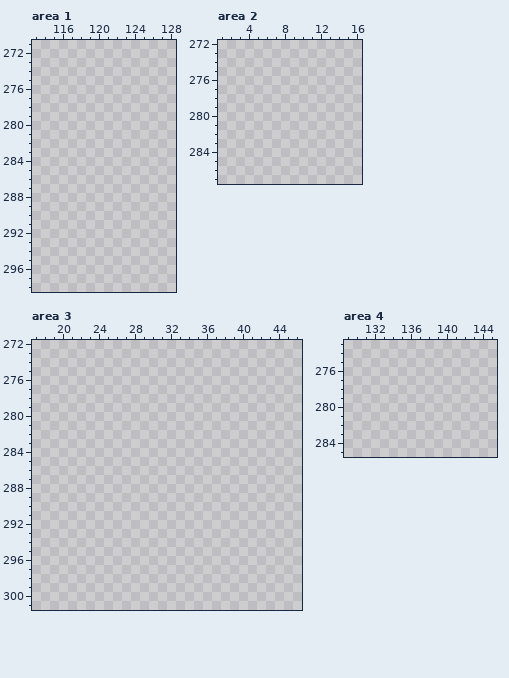
Two states of a pixel-art file, ASSETS/EDIT/WORLD/world_tileset_edit.aseprite. This is how it looked before the edit.
480x496 pixels, 1 frame. Pixels under 10% opacity are left out. Colours within 5 levels of each other are drawn and written as one. Shown: area 1: x 113..128, y 271..298; area 2: x 1..16, y 272..287; area 3: x 17..46, y 272..301; area 4: x 129..145, y 273..285. The commit also changed other parts of the picture, which this record leaves out.
Once edited:
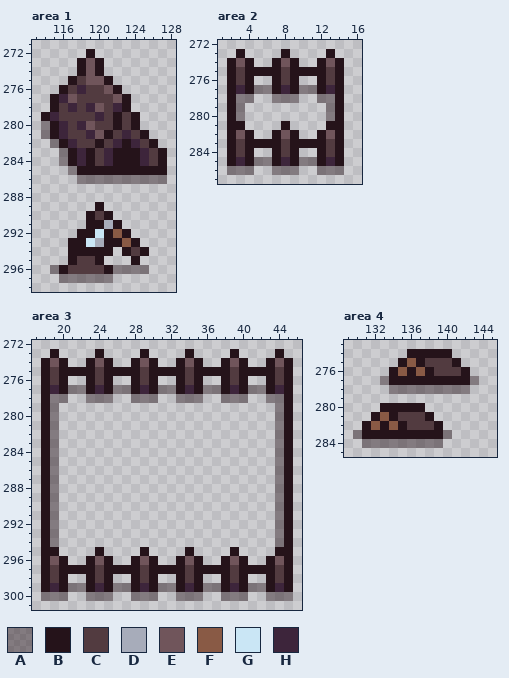
Palette (. is transparent): A #25131a70  B #25131a  C #523b40  D #a7acba  E #70555b  F #895a45  G #cae6f5  H #3d253b
The edit:
layer "buildings" added
Changed rows in their new state; - is an unchanged pixel.
Area 1, layer "buildings":
first column x 114:
272 -----B--------
273 ----BEB-------
274 ----BEB-------
275 ---BCEEB------
276 --BCHCCEB-----
277 -BHECCCCEB----
278 -BCHCHECHB----
279 BHCCCCHCBCB---
280 ABHCHECCBCB---
281 ABHCCHEBCHCB--
282 -ABHCCBCHBHCB-
283 --ABHBCHBBBHCB
284 --ABHBCHBBBHCB
285 ---ABBBBBBBBBB
286 ----AAAAAAAAAA
289 ------B-------
290 -----BCB------
291 -----BBDB-----
292 ----BBGBFB----
293 ---BBGDBBFB---
294 ---BBBBB-BCB--
295 ---BCCB---B---
296 -ABCCCCBAAAA--
297 --AAAAAA------
Area 2, layer "buildings":
first column x 2:
273 -B----B----B-
274 BEB--BEB--BEB
275 BCBBBBCBBBBCB
276 BCB--BCB--BCB
277 BHBAABHBAABHB
278 BAA--AAA--AAB
279 BA---------AB
280 BA---------AB
281 BB----B----BB
282 BEB--BEB--BEB
283 BCBBBBCBBBBCB
284 BCB--BCB--BCB
285 BHBAABHBAABHB
286 AAA--AAA--AAA
Area 3, layer "buildings":
first column x 18:
273 -B----B----B----B----B----B-
274 BEB--BEB--BEB--BEB--BEB--BEB
275 BCBBBBCBBBBCBBBBCBBBBCBBBBCB
276 BCB--BCB--BCB--BCB--BCB--BCB
277 BHBAABHBAABHBAABHBAABHBAABHB
278 BAA--AAA--AAA--AAA--AAA--AAB
279 BA------------------------AB
280 BA------------------------AB
281 BA------------------------AB
282 BA------------------------AB
283 BA------------------------AB
284 BA------------------------AB
285 BA------------------------AB
286 BA------------------------AB
287 BA------------------------AB
288 BA------------------------AB
289 BA------------------------AB
290 BA------------------------AB
291 BA------------------------AB
292 BA------------------------AB
293 BA------------------------AB
294 BA------------------------AB
295 BB----B----B----B----B----BB
296 BEB--BEB--BEB--BEB--BEB--BEB
297 BCBBBBCBBBBCBBBBCBBBBCBBBBCB
298 BCB--BCB--BCB--BCB--BCB--BCB
299 BHBAABHBAABHBAABHBAABHBAABHB
300 AAA--AAA--AAA--AAA--AAA--AAA
Area 4, layer "buildings":
first column x 130:
274 ------BBBBB---
275 -----BFBCCCB--
276 ----BFBFBCCCB-
277 ---ABBBBBBBBBA
278 ----AAAAAAAAA-
280 ---BBBBB------
281 --BFBCCCB-----
282 -BFBFBCCCB----
283 ABBBBBBBBBA---
284 -AAAAAAAAA----
Pixel boxes of the changes (left, top, right, bottom) in both pictures:
added: (41, 49, 167, 283)
added: (227, 49, 344, 175)
added: (41, 349, 293, 601)
added: (353, 349, 479, 448)
